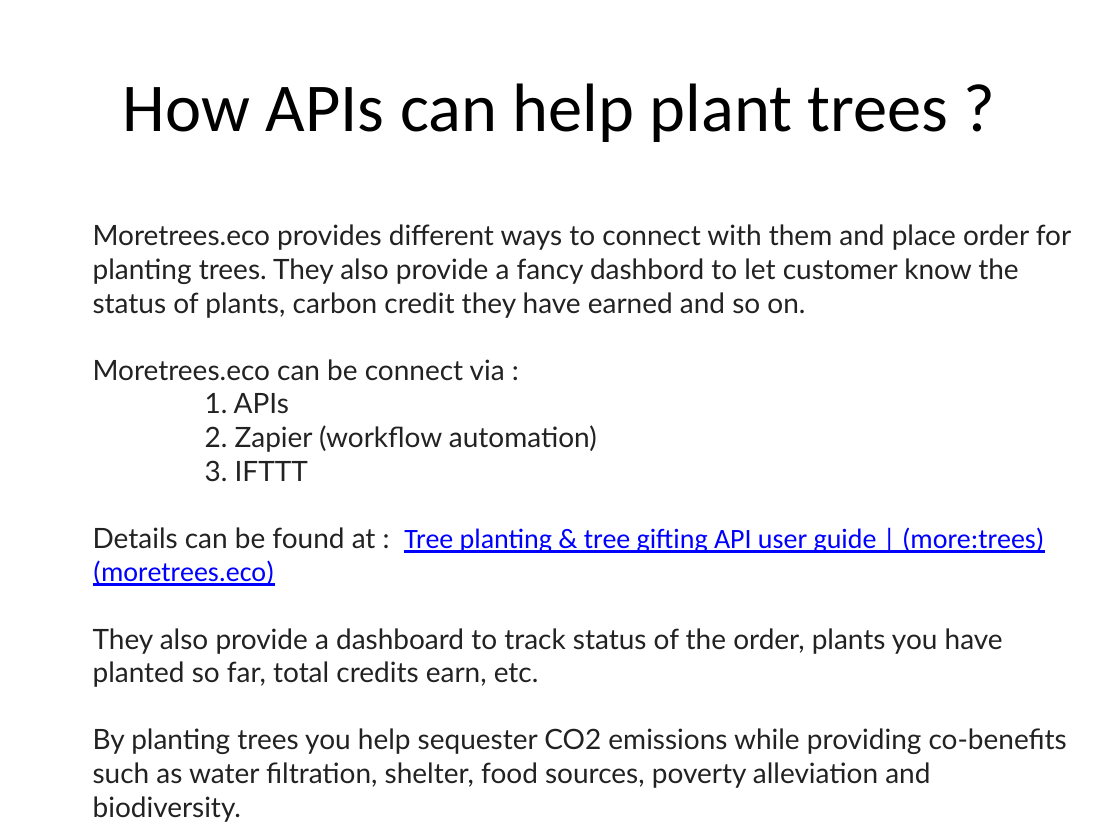
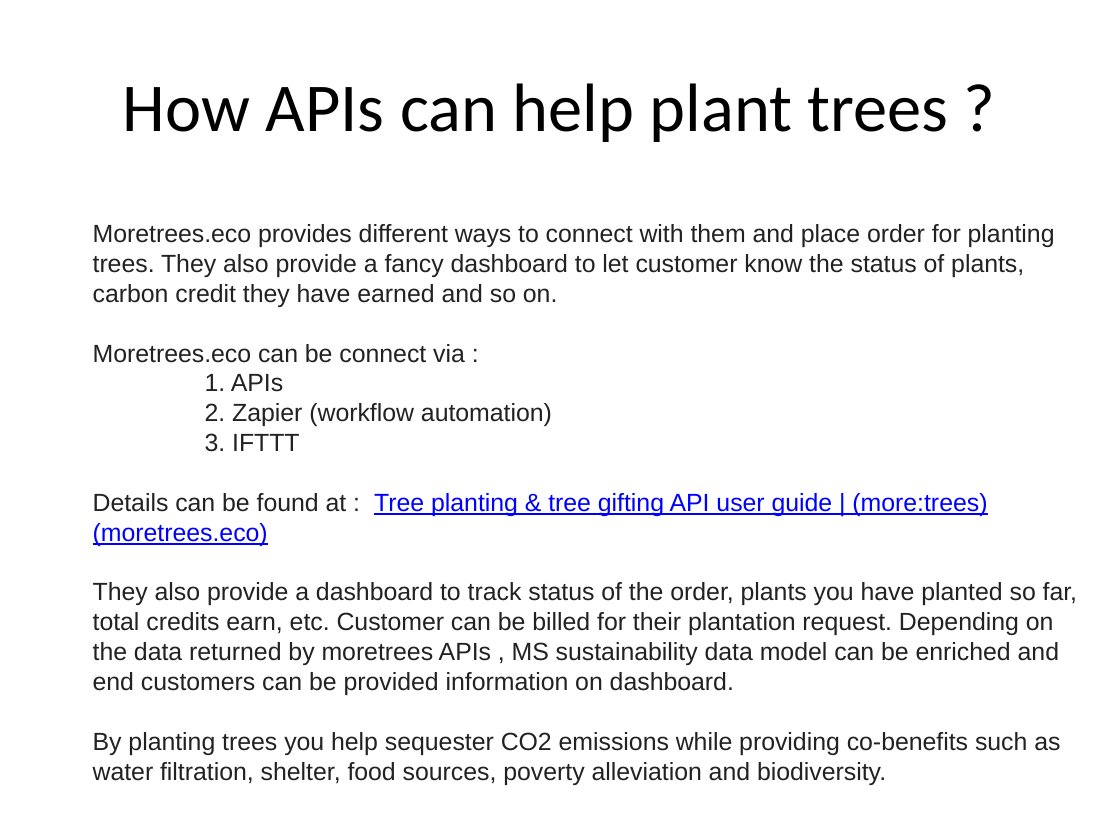
Before and after one commit to meebapna/hackathon-ms, a slide deck: slide 4 of Idea/PLEDGE TO PROGRESS.pptx. Drawn at 1120x840 pixels with LibreOffice and Linux fonts; fonts in the diff are those of the drawing. Boxes give left, top, right and bottom in pixels: in the first picture for what was removed or moved away, otherwise in the second. Text is boxed around its words. In the diff, an @@ line names an element or a change of style, - is before the commit and + after.

```diff
--- a/Idea/PLEDGE TO PROGRESS.pptx
+++ b/Idea/PLEDGE TO PROGRESS.pptx
@@ text at <box>93,224,1055,307</box>: text changed; size 18 to 16 pt; font Lato to Arial @@
-Moretrees.eco provides different ways to connect with them and place order for planting trees. They also provide a fancy dashbord to let customer know the status of plants, carbon credit they have earned and so on.
+Moretrees.eco provides different ways to connect with them and place order for planting trees. They also provide a fancy dashboard to let customer know the status of plants, carbon credit they have earned and so on.
@@ text at <box>93,344,1060,755</box>: size 18 to 16 pt, font Lato to Arial in "Moretrees.eco can be connect via :", "1. APIs", "2. Zapier (workflow automation)", "3. IFTTT" and 2 more places; font Calibri to Arial in "Tree planting & tree gifting API user ..." @@
@@ text at <box>93,582,1077,695</box>: text changed; size 18 to 16 pt; font Lato to Arial @@
-They also provide a dashboard to track status of the order, plants you have planted so far, total credits earn, etc.
+They also provide a dashboard to track status of the order, plants you have planted so far, total credits earn, etc. Customer can be billed for their plantation request. Depending on the data returned by moretrees APIs , MS sustainability data model can be enriched and end customers can be provided information on dashboard.
```
Also in this commit, not shown: 3 other slides changed.
